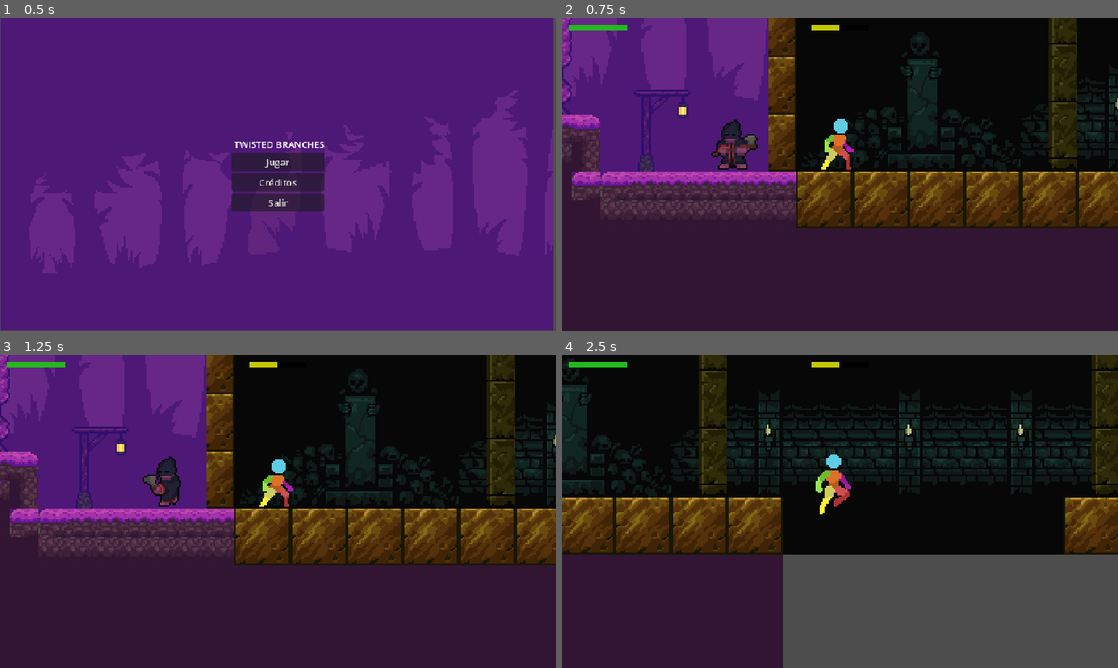
Above: before the commit, frames 1-4 (two rows, left to right).
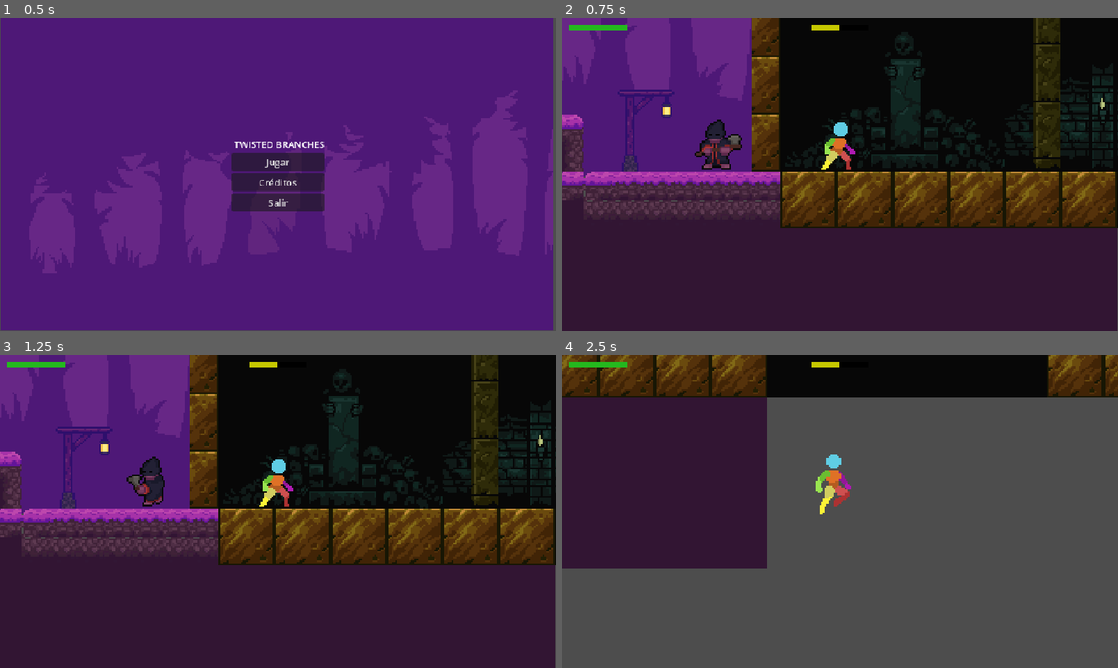
Above: after the commit, the same moments.

Repository: zeckless/Prime-MICh
Game: Godot game, scene res://Scenes/MainMenu.tscn
Two runs of this game, one before a commit and one after it. Both use one fixed random seed, a clock stepped at 60 frames per second and the inputs below.
Inputs:
- Up to frame 1 (0.5 s): no input
- Up to frame 2 (0.75 s): click "Jugar" at 0.5 s
- Up to frame 3 (1.25 s): no input
- Up to frame 4 (2.5 s): tap Enter (ui_accept) at 1.25, 1.52, 2.27 s; hold Q (decrease_weight) 1.28-2.03 s; hold Right (ui_right) from 1.28 s (still down); tap E (increase_weight) at 2.1 s

Frame 1 is identical in both runs. In frame 2, 19% of the frame differs, in the area x 0-100%, y 0-100%; in frame 3, 19%; in frame 4, 68%.

Commit message:
Update mundo.tscn

Diff:
--- a/Scenes/mundo.tscn
+++ b/Scenes/mundo.tscn
@@ -2050,7 +2050,7 @@
 layer_0/tile_data = PackedInt32Array(15, 7, 1342177281, 131070, 7, 1342177281, 131071, 7, 1342177281, 65536, 7, 1342177 …(23414 unchanged characters)…
 
 [node name="player" parent="." instance=ExtResource("2_uqtxj")]
-position = Vector2(568.8342, -3.4145427)
+position = Vector2(578.0836, 1.1381807)
 scale = Vector2(1.0440896, 1.1070733)
 
 [node name="Camera2D" type="Camera2D" parent="player"]
